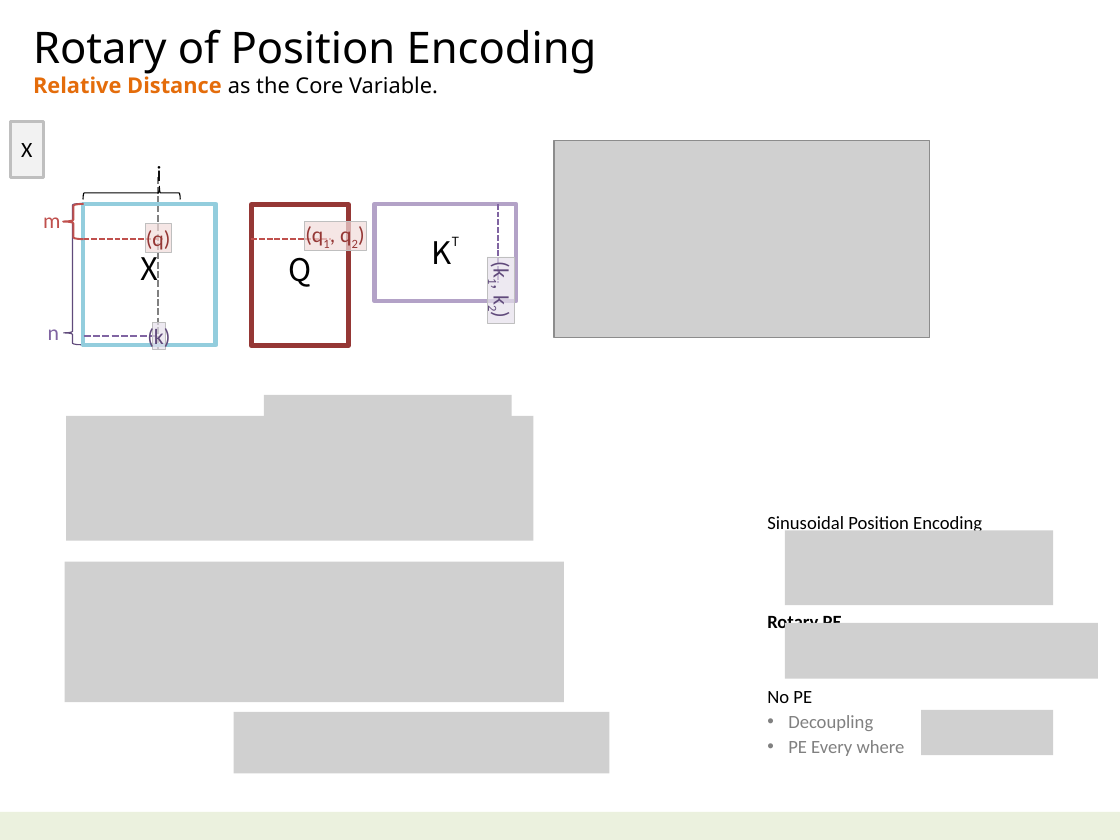
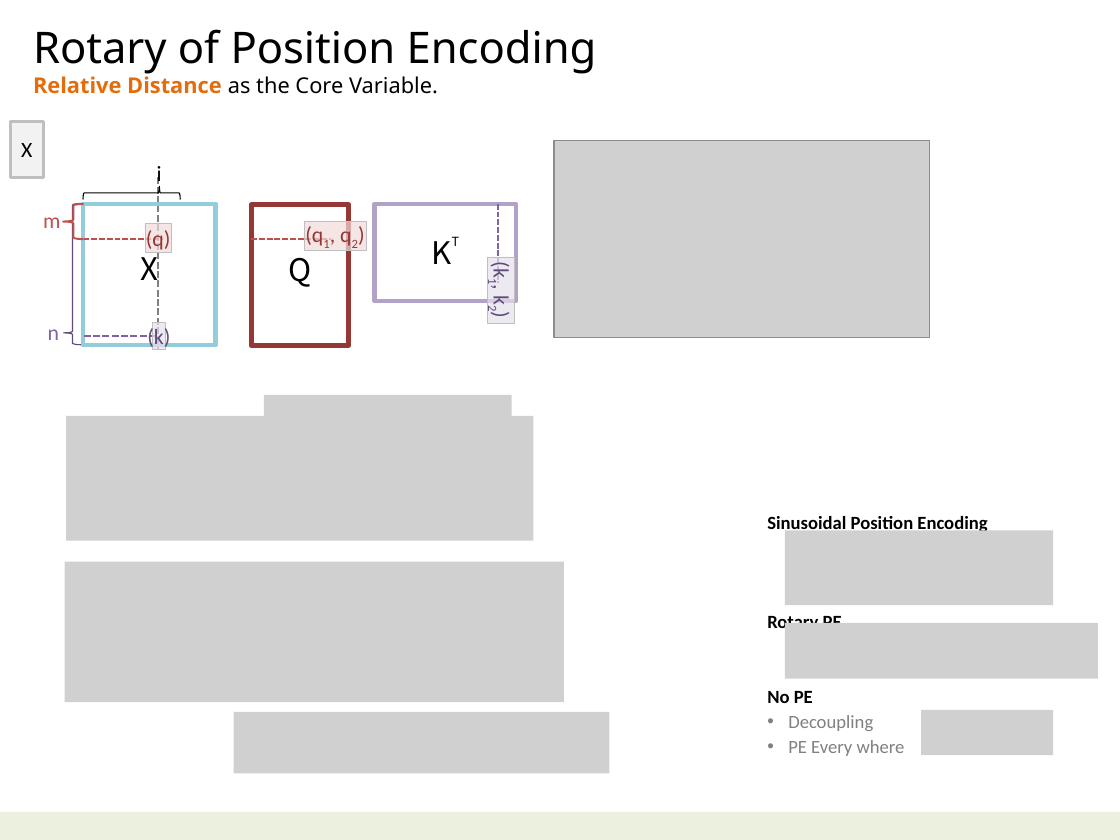
Before and after one commit to navibator/crazy-ai, a slide deck: slide 12 of ai-gemma.pptx. Drawn at 1120x840 pixels with LibreOffice and Linux fonts; fonts in the diff are those of the drawing; grey boxes stand for pictures. Boxes give left, top, right and bottom in pixels: in the first picture for what was removed or moved away, otherwise in the second. Text is boxed around its words. In the diff, an @@ line names an element or a change of style, - is before the commit and + after.

```diff
--- a/ai-gemma.pptx
+++ b/ai-gemma.pptx
@@ text at (767, 514, 987, 703): bold on in "Sinusoidal Position Encoding", "No PE" @@
```
Also in this commit, not shown: 1 other file.
